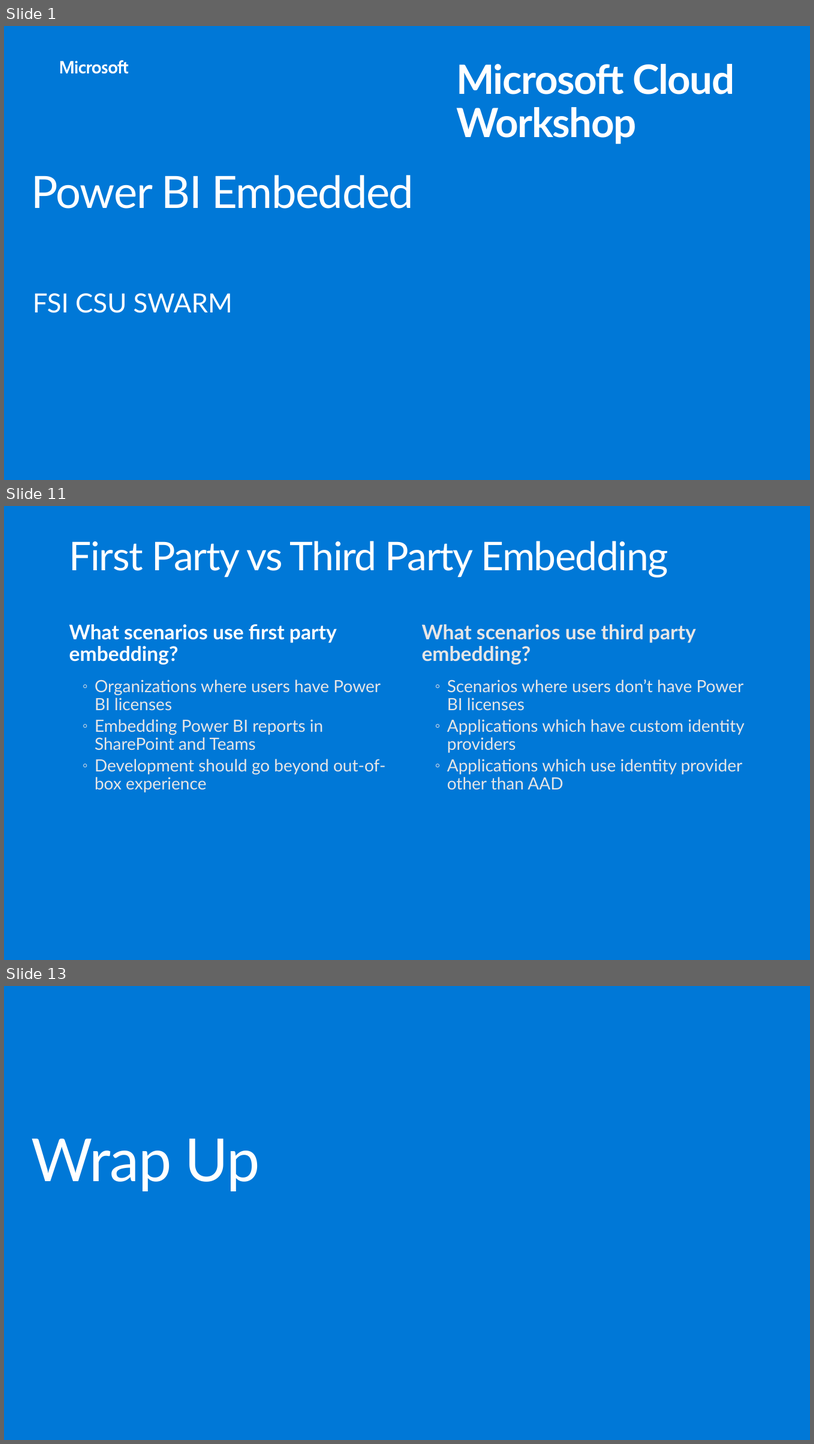
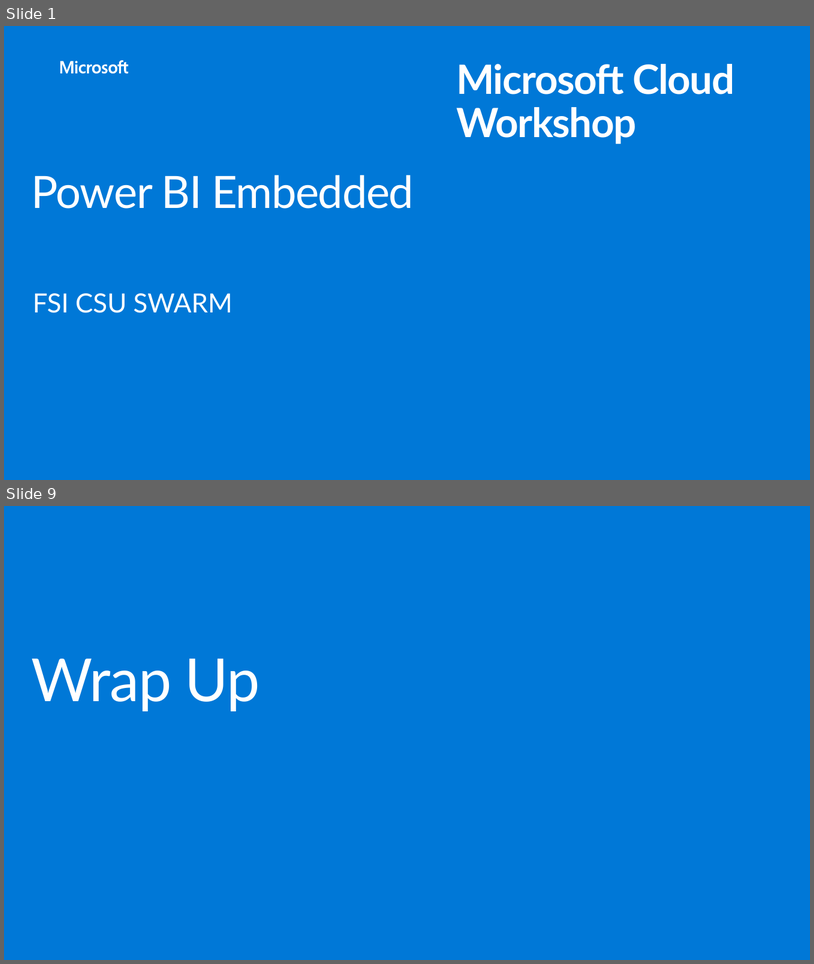
Before and after one commit to hnc198/AzurePowerBI, a slide deck: 4. Hands-on Modules/Embedding/_12. Performance Best Practices.pptx. Shown one above the other, each under a label of ours: slides 1, 11 and 13 before the commit, slides 1 and 9 after it; the slides between them are not shown. The pictures are 814x1444 and 814x964 pixels, drawn with LibreOffice and Linux fonts; fonts in the diff are those of the drawing; background and template pictures are left out. Boxes give left, top, right and bottom in pixels: in the first picture for what was removed or moved away, otherwise in the second. Text is boxed around its words. In the diff, an @@ line names an element or a change of style, - is before the commit and + after.

```diff
--- a/4. Hands-on Modules/Embedding/_12. Performance Best Practices.pptx
+++ b/4. Hands-on Modules/Embedding/_12. Performance Best Practices.pptx
@@ slide 11 removed at (4,506,810,960), background #0078D7 @@
@@ title removed at (69,541,669,577) @@
-First Party vs Third Party Embedding
@@ text removed at (69,624,337,664) @@
-What scenarios use first party embedding?
@@ text removed at (422,624,696,664) @@
-What scenarios use third party embedding?
@@ text removed at (95,679,386,792) @@
-  ◦ Organizations where users have Power BI licenses
-  ◦ Embedding Power BI reports in SharePoint and Teams
-  ◦ Development should go beyond out-of-box experience
@@ text removed at (447,679,744,790) @@
-  ◦ Scenarios where users don’t have Power BI licenses
-  ◦ Applications which have custom identity providers
-  ◦ Applications which use identity provider other than AAD
@@ what was slide 13 is now slide 9 @@
```
Also in this commit, not shown: 2 slides changed, 5 slides added, 9 other slides removed, 3 other files.
